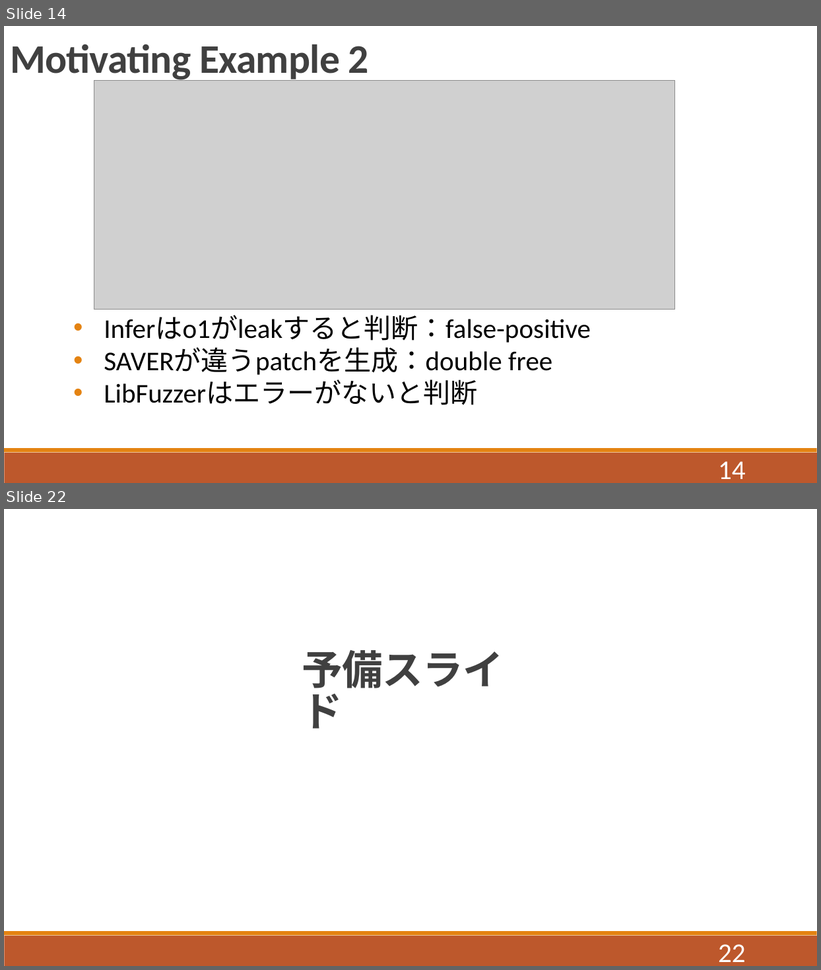
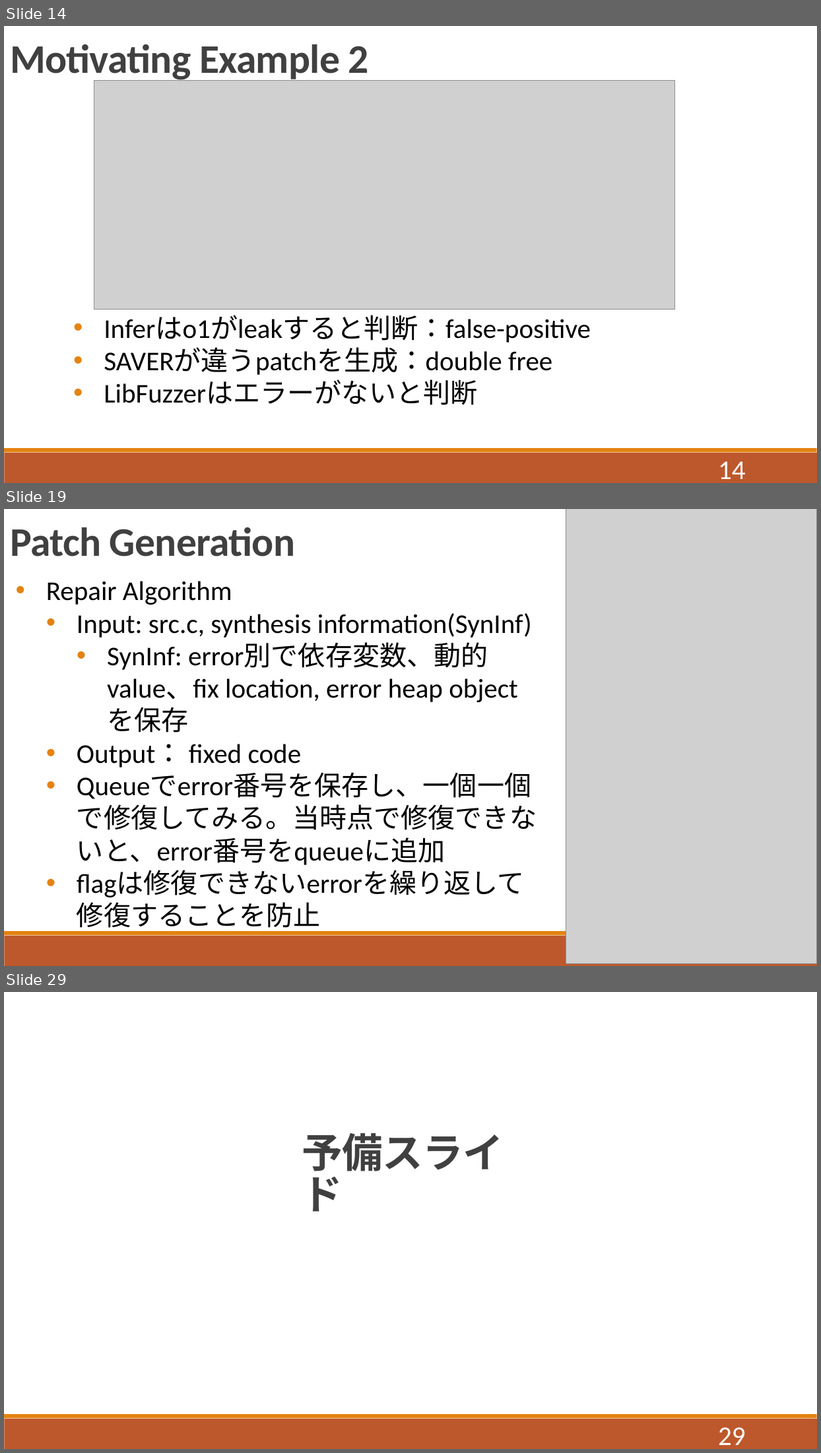
Before and after one commit to QIANZECHANG/MyResearch, a slide deck: 修論/修論発表.pptx. Shown one above the other, each under a label of ours: slides 14 and 22 before the commit, slides 14, 19 and 29 after it; the slides between them are not shown. The pictures are 821x970 and 821x1453 pixels, drawn with LibreOffice and Linux fonts; fonts in the diff are those of the drawing; grey boxes stand for pictures. Boxes give left, top, right and bottom in pixels: in the first picture for what was removed or moved away, otherwise in the second. Text is boxed around its words. In the diff, an @@ line names an element or a change of style, - is before the commit and + after.

```diff
--- a/修論/修論発表.pptx
+++ b/修論/修論発表.pptx
@@ slide 19 added at bbox=[4, 509, 817, 966], background #FFFFFF; not listed: 2 template elements that a slide beside it also shows @@
@@ text added at bbox=[10, 527, 295, 557], 48 pt, text #404040, bold @@
+Patch Generation
@@ picture added at bbox=[566, 509, 817, 964] @@
@@ text added at bbox=[46, 581, 537, 865], 32 pt, text #000000 @@
+  • Repair Algorithm
+    • Input: src.c, synthesis information(SynInf)
+      • SynInf: error別で依存変数、動的value、fix location, error heap objectを保存
+    • Output： fixed code
+    • Queueでerror番号を保存し、一個一個で修復してみる。当時点で修復できないと、error番号をqueueに追加
+    • flagは修復できないerrorを繰り返して修復することを防止
@@ page number added at bbox=[718, 964, 746, 966], 32 pt, text #FFFFFF @@
+19
@@ what was slide 22 is now slide 29 @@
@@ page number at bbox=[718, 1428, 746, 1445]: text changed @@
-22
+29
```
Also in this commit, not shown: 5 slides changed, 13 other slides added, 6 slides removed, 55 other files.
